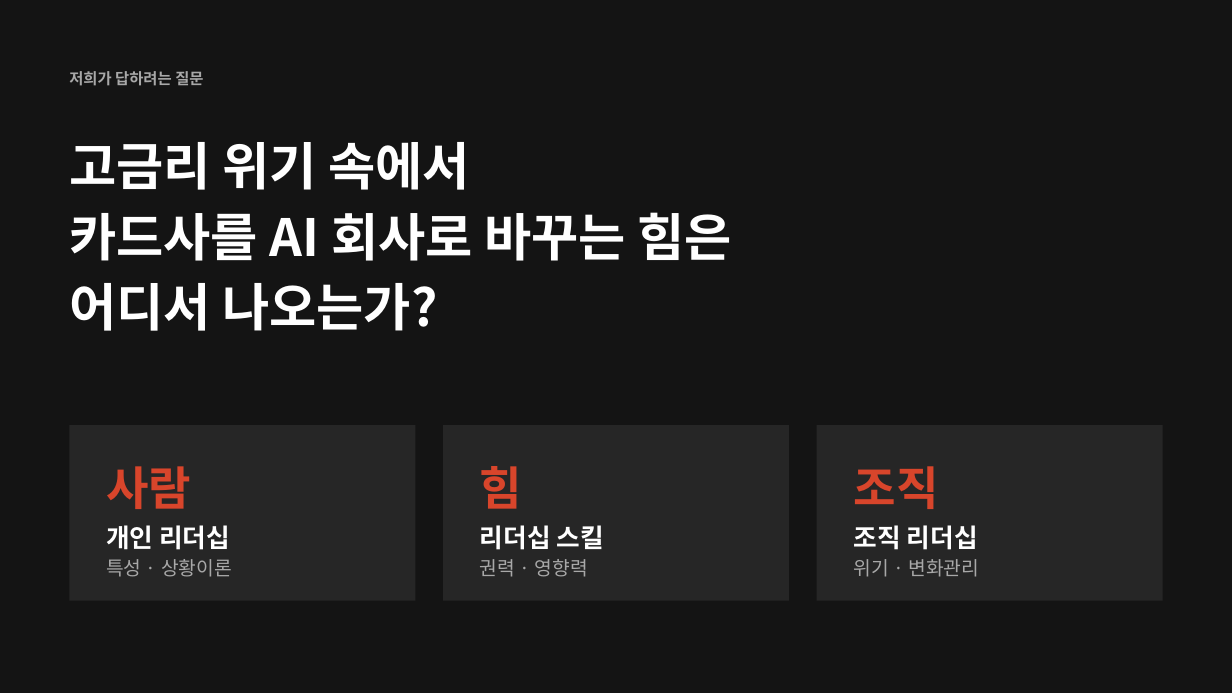
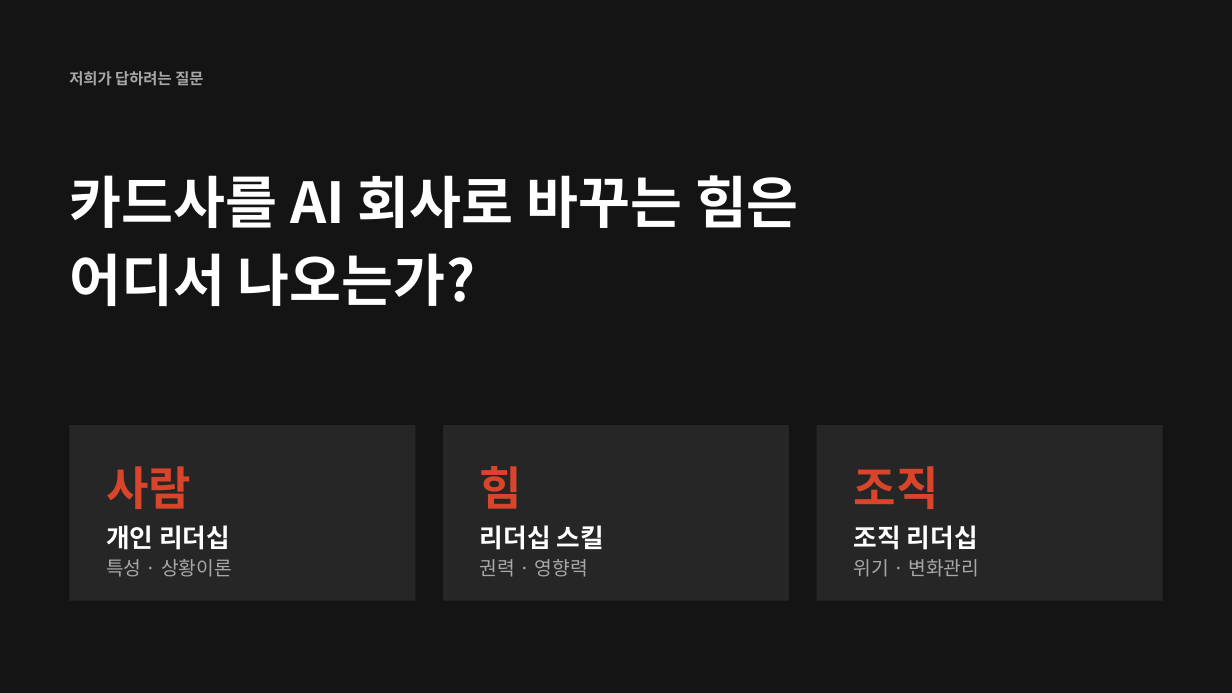
Before and after one commit to NATHAN18-ABLE/for-nathan, a slide deck: slide 3 of leadership-ppt/leadership-final.pptx. Drawn at 1232x693 pixels with LibreOffice and Linux fonts; fonts in the diff are those of the drawing. Boxes give left, top, right and bottom in pixels: in the first picture for what was removed or moved away, otherwise in the second. Text is boxed around its words. In the diff, an @@ line names an element or a change of style, - is before the commit and + after.

```diff
--- a/leadership-ppt/leadership-final.pptx
+++ b/leadership-ppt/leadership-final.pptx
@@ text at (x1=69, y1=142, x2=470, y2=190): paragraph removed @@
-고금리 위기 속에서
@@ text "카드사를 AI 회사로 바꾸는 힘은" moved from (x1=69, y1=142, x2=731, y2=331) to (x1=69, y1=175, x2=799, y2=306) @@
@@ text "카드사를 AI 회사로 바꾸는 힘은" at (x1=69, y1=175, x2=799, y2=306): size 40 to 44 pt @@
```
Also in this commit, not shown: 7 other slides changed, 8 other files.
